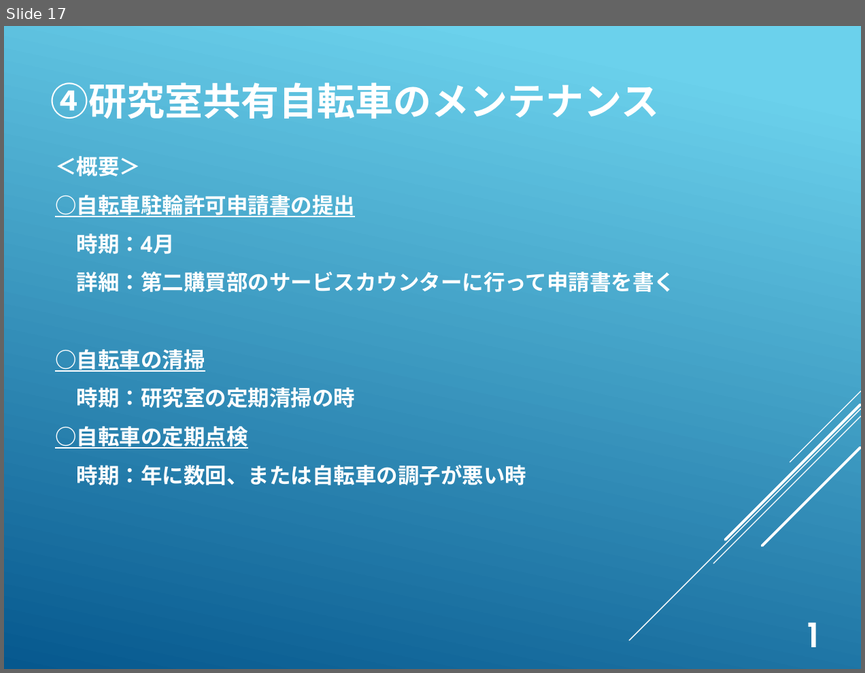
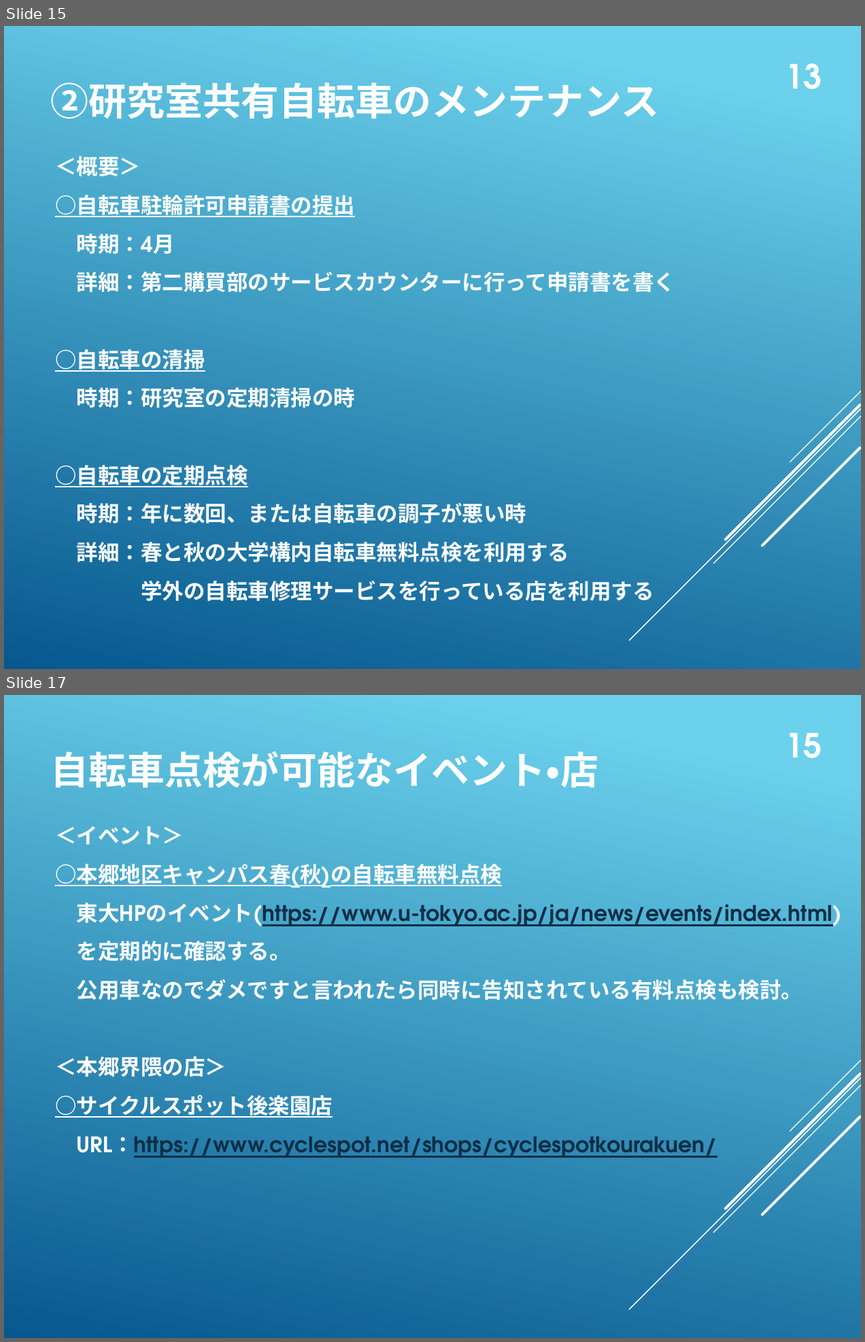
Before and after one commit to whcitizen/citizen-_task, a slide deck: 05_lab_orientation/庶務のお仕事.pptx. Shown one above the other, each under a label of ours: slide 17 before the commit, slides 15 and 17 after it; the slides between them are not shown. The pictures are 865x673 and 865x1342 pixels, drawn with LibreOffice and Linux fonts; fonts in the diff are those of the drawing. Boxes give left, top, right and bottom in pixels: in the first picture for what was removed or moved away, otherwise in the second. Text is boxed around its words. In the diff, an @@ line names an element or a change of style, - is before the commit and + after.

```diff
--- a/05_lab_orientation/庶務のお仕事.pptx
+++ b/05_lab_orientation/庶務のお仕事.pptx
@@ slide 17 added at [4,695,861,1338], background gradient #6ED2EB to #06588E; not listed: 5 template elements that a slide beside it also shows @@
@@ text added at [785,733,822,758], 28 pt, text #FFFFFF, bold @@
+15
@@ text added at [51,751,598,787], 32 pt, text #FFFFFF, bold @@
+自転車点検が可能なイベント・店
@@ text added at [55,826,842,1157], 18 pt, text #FFFFFF, bold, underline @@
+＜イベント＞
+○本郷地区キャンパス春(秋)の自転車無料点検
+東大HPのイベント(https://www.u-tokyo.ac.jp/ja/news/events/index.html)
+を定期的に確認する。
+公用車なのでダメですと言われたら同時に告知されている有料点検も検討。
+＜本郷界隈の店＞
+○サイクルスポット後楽園店
+URL：https://www.cyclespot.net/shops/cyclespotkourakuen/
@@ what was slide 17 is now slide 15 @@
@@ slide 15 changed as well @@
@@ text added at [785,63,822,89], 28 pt, text #FFFFFF, bold @@
+13
@@ text at [51,82,660,118]: text changed @@
-④研究室共有自転車のメンテナンス
+②研究室共有自転車のメンテナンス
@@ text at [77,541,653,601]: paragraphs added @@
+詳細：春と秋の大学構内自転車無料点検を利用する
+学外の自転車修理サービスを行っている店を利用する
@@ text removed at [804,622,822,647] @@
-1
```
Also in this commit, not shown: 14 other slides changed, 1 other slide added, 2 slides removed.
